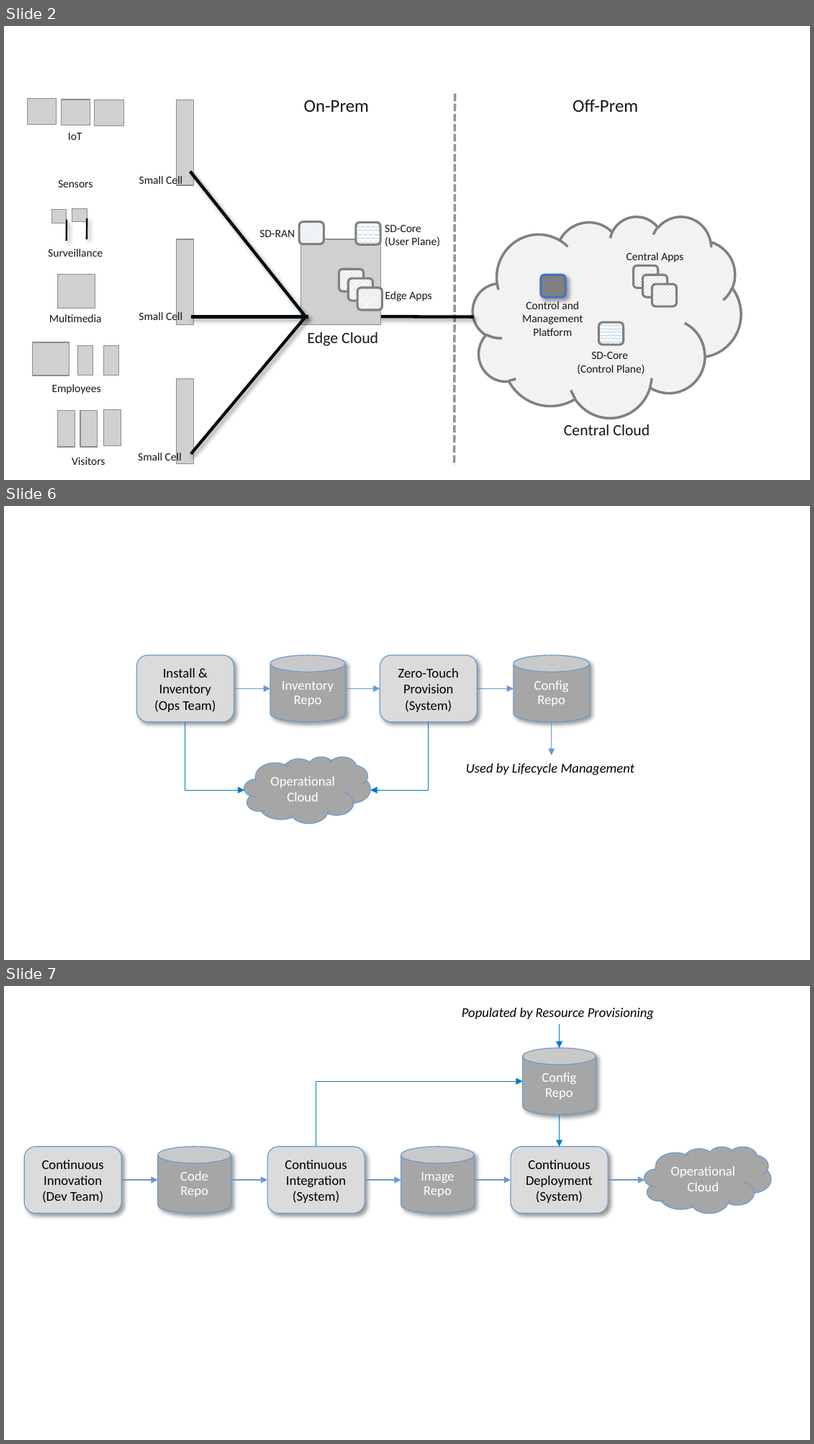
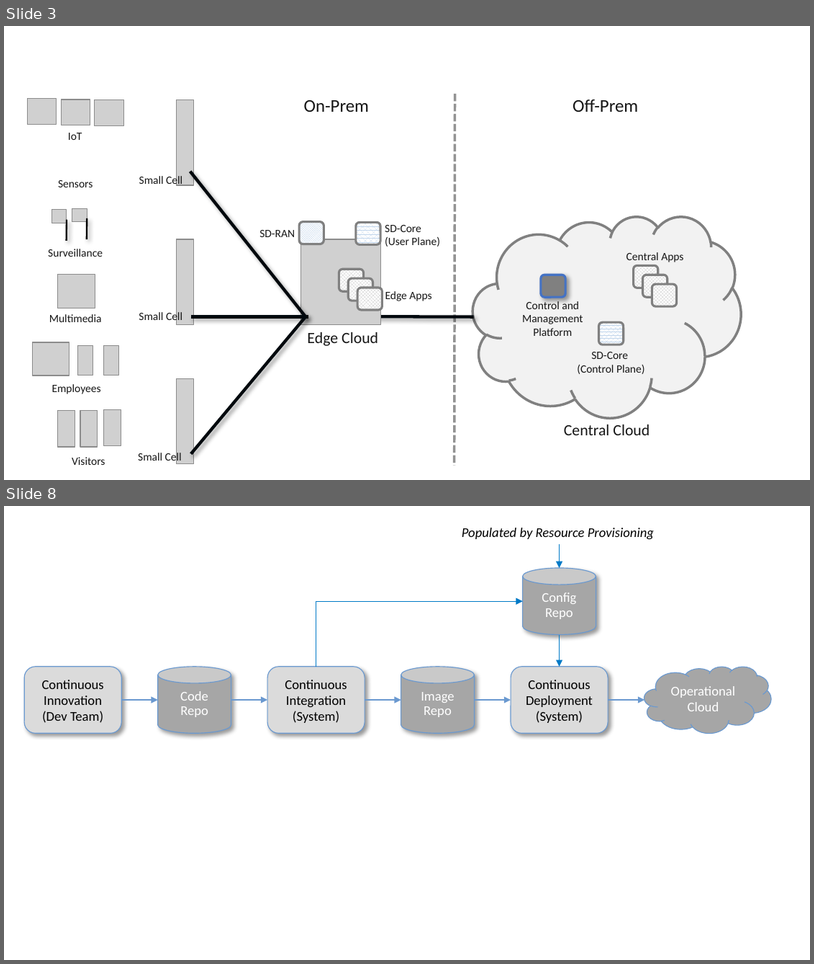
Before and after one commit to SystemsApproach/private5g, a slide deck: figures/ops/figures.pptx. Shown one above the other, each under a label of ours: slides 2, 6 and 7 before the commit, slides 3 and 8 after it; the slides between them are not shown. The pictures are 814x1444 and 814x964 pixels, drawn with LibreOffice and Linux fonts; fonts in the diff are those of the drawing; grey boxes stand for pictures; background and template pictures are left out. Boxes give left, top, right and bottom in pixels: in the first picture for what was removed or moved away, otherwise in the second. Text is boxed around its words. In the diff, an @@ line names an element or a change of style, - is before the commit and + after.

```diff
--- a/figures/ops/figures.pptx
+++ b/figures/ops/figures.pptx
@@ slide 6 removed at bbox=[4, 506, 810, 960], background #FFFFFF @@
@@ rounded rectangle removed at bbox=[137, 655, 234, 722] @@
-Install & Inventory
-(Ops Team)
@@ cylinder removed at bbox=[270, 655, 345, 722] @@
-Inventory
-Repo
@@ rounded rectangle removed at bbox=[380, 655, 477, 722] @@
-Zero-Touch
-Provision (System)
@@ cylinder removed at bbox=[514, 655, 589, 722] @@
-Config
-Repo
@@ arrow removed from (234, 688) to (270, 688) @@
@@ arrow removed from (345, 688) to (380, 688) @@
@@ arrow removed from (477, 688) to (514, 688) @@
@@ elbow arrow removed from (185, 722) to (244, 790) @@
@@ elbow arrow removed from (429, 722) to (371, 790) @@
@@ arrow removed from (551, 722) to (551, 755) @@
@@ cloud removed at bbox=[244, 757, 371, 824] @@
-Operational Cloud
@@ text removed at bbox=[466, 763, 635, 775] @@
-Used by Lifecycle Management
@@ what was slide 2 is now slide 3 @@
@@ what was slide 7 is now slide 8 @@
```
Also in this commit, not shown: 4 slides changed, 2 slides added, 11 other files.
